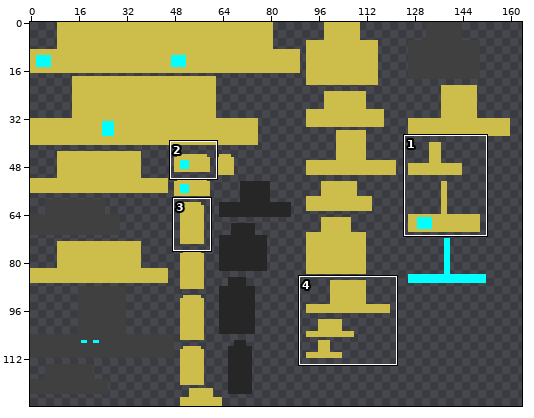
Two states of a sprite sheet, src/main/resources/assets/starcraft/textures/model/zealot.png. The first picture is a wide view before the edit; the outline marks the close-up.
Close-up. Before the edit:
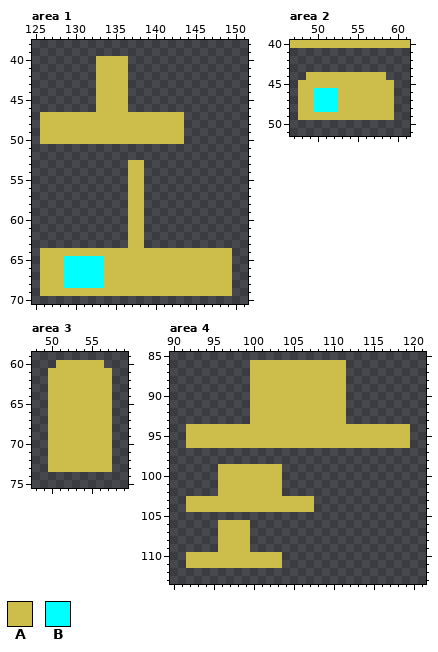
The file is 256x128 pixels. Colours within 5 levels of each other are drawn and written as one. Shown: area 1: x 125..151, y 38..70; area 2: x 47..61, y 40..51; area 3: x 48..59, y 59..75; area 4: x 90..121, y 85..113. The wide view leaves out empty margins. The commit also changed other parts of the picture, which this record leaves out.
Palette (. is transparent): A #cdbd4b  B #00ffff
Pixels before, area 1, first column x 126:
40 .......AAAA.............
41 .......AAAA.............
42 .......AAAA.............
43 .......AAAA.............
44 .......AAAA.............
45 .......AAAA.............
46 .......AAAA.............
47 AAAAAAAAAAAAAAAAAA......
48 AAAAAAAAAAAAAAAAAA......
49 AAAAAAAAAAAAAAAAAA......
50 AAAAAAAAAAAAAAAAAA......
51 ........................
52 ........................
53 ...........AA...........
54 ...........AA...........
55 ...........AA...........
56 ...........AA...........
57 ...........AA...........
58 ...........AA...........
59 ...........AA...........
60 ...........AA...........
61 ...........AA...........
62 ...........AA...........
63 ...........AA...........
64 AAAAAAAAAAAAAAAAAAAAAAAA
65 AAABBBBBAAAAAAAAAAAAAAAA
66 AAABBBBBAAAAAAAAAAAAAAAA
67 AAABBBBBAAAAAAAAAAAAAAAA
68 AAABBBBBAAAAAAAAAAAAAAAA
69 AAAAAAAAAAAAAAAAAAAAAAAA
Pixels before, area 2, first column x 47:
40 AAAAAAAAAAAAAAA
41 ...............
42 ...............
43 ...............
44 ..AAAAAAAAAA...
45 .AAAAAAAAAAAA..
46 .AABBBAAAAAAA..
47 .AABBBAAAAAAA..
48 .AABBBAAAAAAA..
49 .AAAAAAAAAAAA..
Pixels before, area 3, first column x 50:
60 .AAAAAA.
61 AAAAAAAA
62 AAAAAAAA
63 AAAAAAAA
64 AAAAAAAA
65 AAAAAAAA
66 AAAAAAAA
67 AAAAAAAA
68 AAAAAAAA
69 AAAAAAAA
70 AAAAAAAA
71 AAAAAAAA
72 AAAAAAAA
73 AAAAAAAA
Pixels before, area 4, first column x 92:
 86 ........AAAAAAAAAAAA........
 87 ........AAAAAAAAAAAA........
 88 ........AAAAAAAAAAAA........
 89 ........AAAAAAAAAAAA........
 90 ........AAAAAAAAAAAA........
 91 ........AAAAAAAAAAAA........
 92 ........AAAAAAAAAAAA........
 93 ........AAAAAAAAAAAA........
 94 AAAAAAAAAAAAAAAAAAAAAAAAAAAA
 95 AAAAAAAAAAAAAAAAAAAAAAAAAAAA
 96 AAAAAAAAAAAAAAAAAAAAAAAAAAAA
 97 ............................
 98 ............................
 99 ....AAAAAAAA................
100 ....AAAAAAAA................
101 ....AAAAAAAA................
102 ....AAAAAAAA................
103 AAAAAAAAAAAAAAAA............
104 AAAAAAAAAAAAAAAA............
105 ............................
106 ....AAAA....................
107 ....AAAA....................
108 ....AAAA....................
109 ....AAAA....................
110 AAAAAAAAAAAA................
111 AAAAAAAAAAAA................
Now the later version:
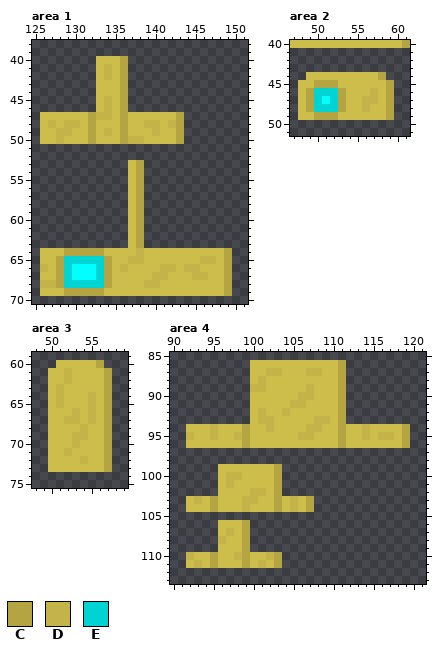
Colours new in this view: C #b5a542  D #c4b348  E #00d3d3
Changes in this commit:
Area 1:
y 40: x 136 A -> C
y 41..42: x 134 A -> D; x 136 A -> C
y 43..44: x 136 A -> C
y 45..46: x 134 A -> D; x 136 A -> C
y 47: x 132..134 AAA -> CDD; x 136 A -> C; x 143 A -> C
y 48: x 127 A -> D; x 129..130 AA -> DD; x 132 A -> C; x 136 A -> C; x 139..140 AA -> DD; x 142..143 AA -> DC
y 49: x 128..129 AA -> DD; x 132 A -> C; x 134 A -> D; x 136 A -> C; x 140 A -> D; x 143 A -> C
y 50: x 128 A -> D; x 132 A -> C; x 136..138 AAA -> CDD; x 143 A -> C
y 53..63: x 138 A -> C
y 64: x 129..133 AAAAA -> CCCCC; x 138 A -> D; x 149 A -> C
y 65: x 128..134 ABBBBBA -> CEEEEEC; x 137..138 AA -> DD; x 146..147 AA -> DD; x 149 A -> C
y 66: x 126 A -> D; x 128..129 AB -> CE; x 133..134 BA -> EC; x 136 A -> D; x 141..142 AA -> DD; x 144..145 AA -> DD; x 149 A -> C
y 67: x 128..129 AB -> CE; x 133..134 BA -> EC; x 140..141 AA -> DD; x 145..146 AA -> DD; x 149 A -> C
y 68: x 126..134 AAABBBBBA -> DDCEEEEEC; x 139..140 AA -> DD; x 149 A -> C
y 69: x 129..133 AAAAA -> CCCCC; x 149 A -> C
Area 2:
y 40: x 61 A -> C
y 44: x 58 A -> C
y 45: x 50..52 AAA -> CCC; x 59 A -> C
y 46: x 49..53 ABBBA -> CEEEC; x 57 A -> D; x 59 A -> C
y 47: x 49..50 AB -> CE; x 52..53 BA -> EC; x 56..57 AA -> DD; x 59 A -> C
y 48: x 49..53 ABBBA -> CEEEC; x 56 A -> D; x 59 A -> C
y 49: x 50..52 AAA -> CCC; x 59 A -> C
Area 3:
y 60: x 56 A -> C
y 61..62: x 52 A -> D; x 57 A -> C
y 63: x 51 A -> D; x 57 A -> C
y 64..65: x 51 A -> D; x 55 A -> D; x 57 A -> C
y 66: x 53 A -> D; x 55 A -> D; x 57 A -> C
y 67: x 52..53 AA -> DD; x 55 A -> D; x 57 A -> C
y 68: x 54 A -> D; x 57 A -> C
y 69: x 53..54 AA -> DD; x 57 A -> C
y 70: x 53 A -> D; x 57 A -> C
y 71: x 52 A -> D; x 57 A -> C
y 72: x 54 A -> D; x 57 A -> C
y 73: x 57 A -> C
Area 4:
y 86: x 111 A -> C
y 87: x 102..103 AA -> DD; x 107..108 AA -> DD; x 111 A -> C
y 88: x 101 A -> D; x 111 A -> C
y 89: x 100..101 AA -> DD; x 107 A -> D; x 111 A -> C
y 90: x 106..107 AA -> DD; x 111 A -> C
y 91: x 105..106 AA -> DD; x 111 A -> C
y 92: x 101 A -> D; x 104 A -> D; x 111 A -> C
y 93: x 101..102 AA -> DD; x 108..109 AA -> DD; x 111 A -> C
y 94: x 95 A -> D; x 99 A -> C; x 102 A -> D; x 107..108 AA -> DD; x 111 A -> C; x 114 A -> D; x 119 A -> C
y 95: x 92 A -> D; x 95 A -> D; x 98..99 AA -> DC; x 106..107 AA -> DD; x 111 A -> C; x 114 A -> D; x 116..117 AA -> DD; x 119 A -> C
y 96: x 99 A -> C; x 111 A -> C; x 119 A -> C
y 99: x 103 A -> C
y 100: x 97..98 AA -> DD; x 103 A -> C
y 101: x 97 A -> D; x 103 A -> C
y 102: x 100..101 AA -> DD; x 103 A -> C
y 103: x 93 A -> D; x 95 A -> C; x 99..100 AA -> DD; x 103 A -> C; x 105 A -> D; x 107 A -> C
y 104: x 95 A -> C; x 99 A -> D; x 103 A -> C; x 105 A -> D; x 107 A -> C
y 106: x 99 A -> C
y 107: x 97 A -> D; x 99 A -> C
y 108: x 96 A -> D; x 99 A -> C
y 109: x 99 A -> C
y 110: x 92 A -> D; x 95 A -> C; x 98..99 AA -> DC; x 102..103 AA -> DC
y 111: x 93 A -> D; x 95 A -> C; x 99 A -> C; x 101 A -> D; x 103 A -> C
Changed places in both close-ups, as pixel boxes (x1, y1, x2, y2):
changed: (40, 56, 232, 296)
changed: (306, 40, 410, 120)
changed: (56, 360, 112, 472)
changed: (186, 360, 410, 568)
